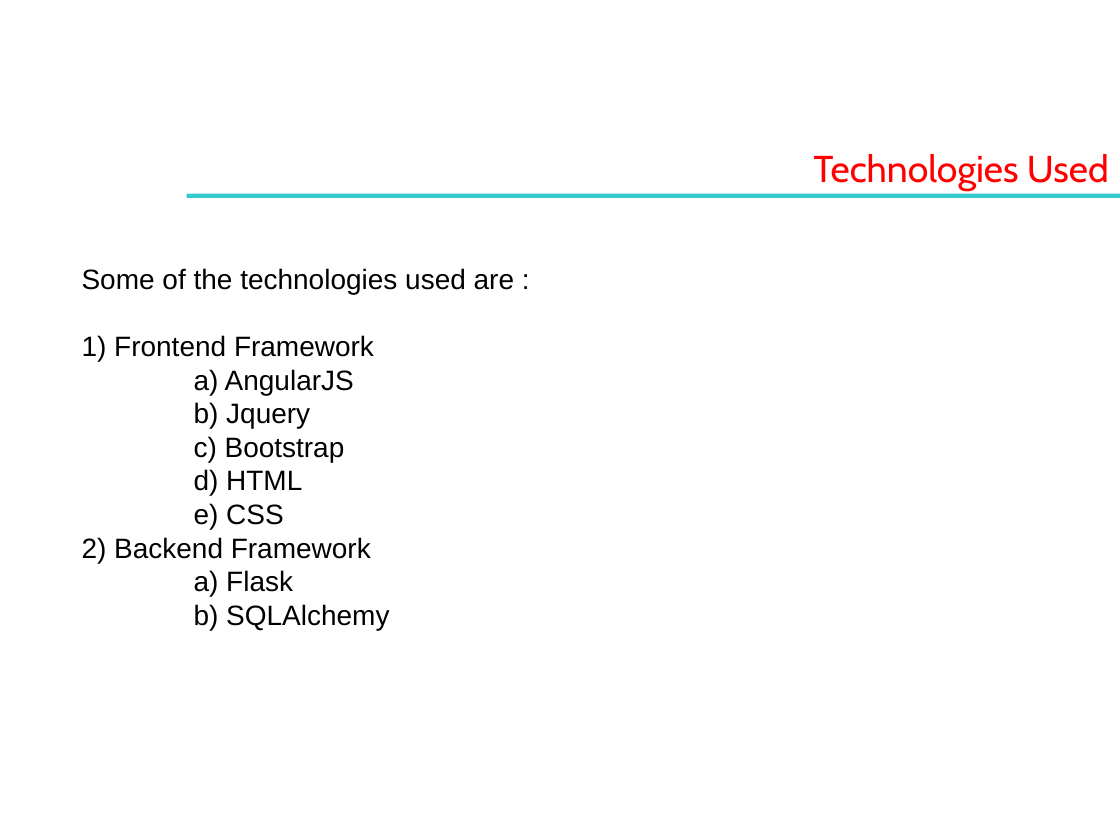
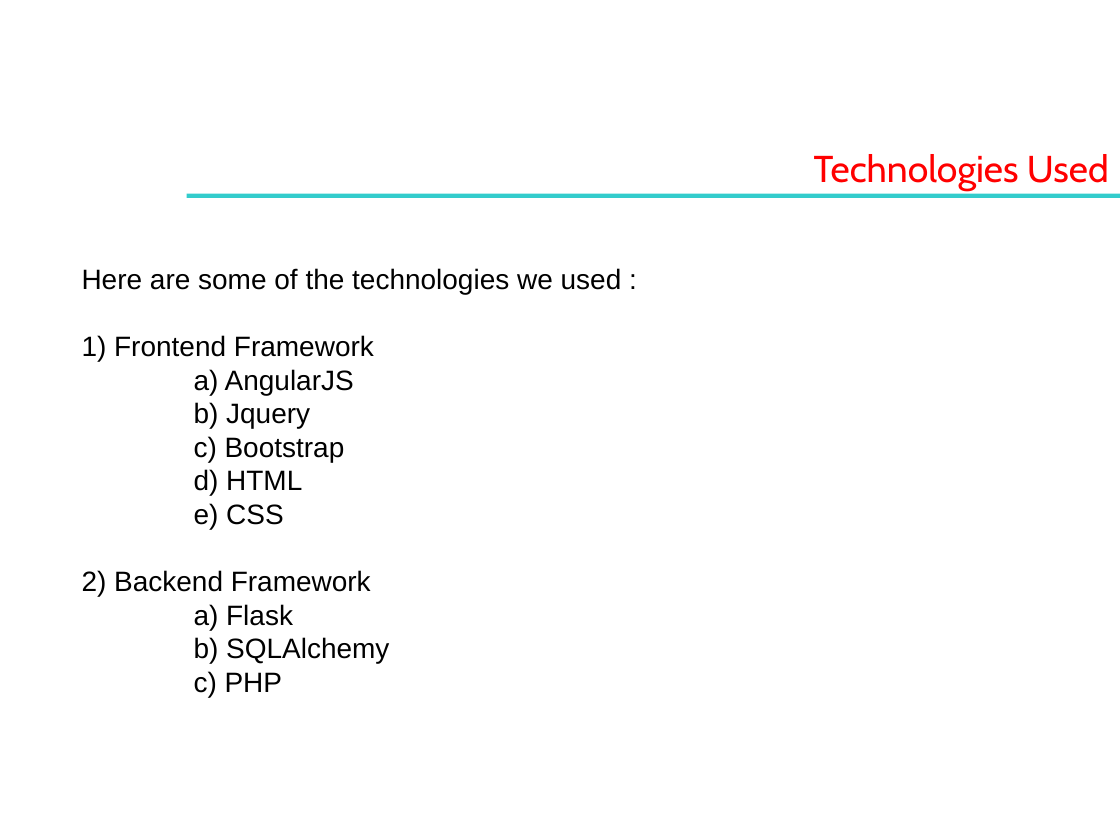
Before and after one commit to cherry-99/FullStack-Website-MediaBuff, a slide deck: slide 3 of Project-Overview.pptx. Drawn at 1120x840 pixels with LibreOffice and Linux fonts; fonts in the diff are those of the drawing; background and template pictures are left out. Boxes give left, top, right and bottom in pixels: in the first picture for what was removed or moved away, otherwise in the second. Text is boxed around its words. In the diff, an @@ line names an element or a change of style, - is before the commit and + after.

Commit message:
Modified PPT

```diff
--- a/Project-Overview.pptx
+++ b/Project-Overview.pptx
@@ text at (82, 268, 622, 294): text changed @@
-Some of the technologies used are :
+Here are some of the technologies we used :
@@ text at (194, 671, 283, 697): paragraph added @@
+c) PHP
```
Also in this commit, not shown: 2 other slides changed, 1 slide added, 1 slide removed.
